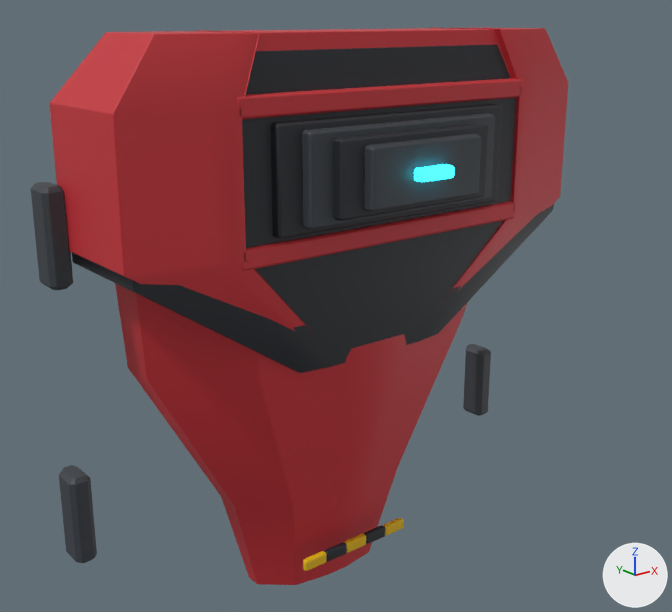
Two versions of the FBX model Assets/Resources/ClamshellMeshes/BodyBack_Set09_Mantis.fbx, one commit apart.
Both versions are drawn from a 50 mm camera at (-1.079, -1.442, 0.598) aimed at (-0.049, -0.154, 0.083). The axes (+X, +Y, +Z) are drawn at lower right. The lights are the same throughout. The first picture is the older version. Where no turn or scale is listed for an object, it has been applied to the vertices.

The first picture shows 'BodyBack_Set09_Mantis'.
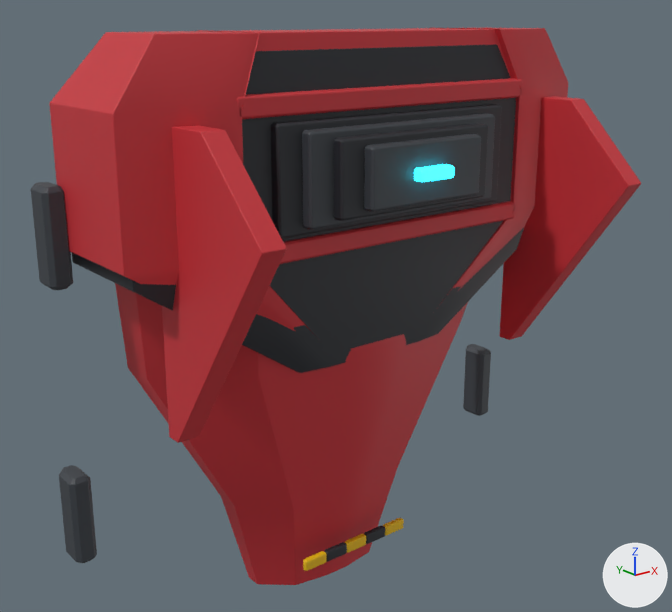
Location of each change, (x1, y1, x2, y2) in pixels of the pictures (672 x 612 px):
'BodyBack_Set09_Mantis', reshaped (14% wider): before (31, 28, 568, 585); after (31, 28, 641, 585)
part 1 of me_bodyback_set09_mantis_001, added (red): after (162, 125, 287, 443)
part 2 of me_bodyback_set09_mantis_001, added (red): after (500, 96, 641, 340)

What the commit changed:
me_bodyback_set09_mantis_001 is used by ob_bodyback_set09_mantis; location (0.0, 0.0, 0.0).
me_bodyback_set09_mantis_001 had 4156 vertices, 4042 faces and spanned x -0.535..0.535, y -0.362..0.03, z -0.53..0.574.
me_bodyback_set09_mantis_001 now has 4308 vertices, 4190 faces and spans x -0.535..0.535, y -0.465..0.03, z -0.53..0.574.
me_bodyback_set09_mantis_001 part 1: a new loose piece of 76 vertices spanning x -0.42..-0.38, y -0.465..-0.18, z -0.064..0.445, in mat_shell (red #c83038).
me_bodyback_set09_mantis_001 part 2: a new loose piece of 76 vertices spanning x 0.38..0.42, y -0.465..-0.18, z -0.064..0.445, in mat_shell (red #c83038).
